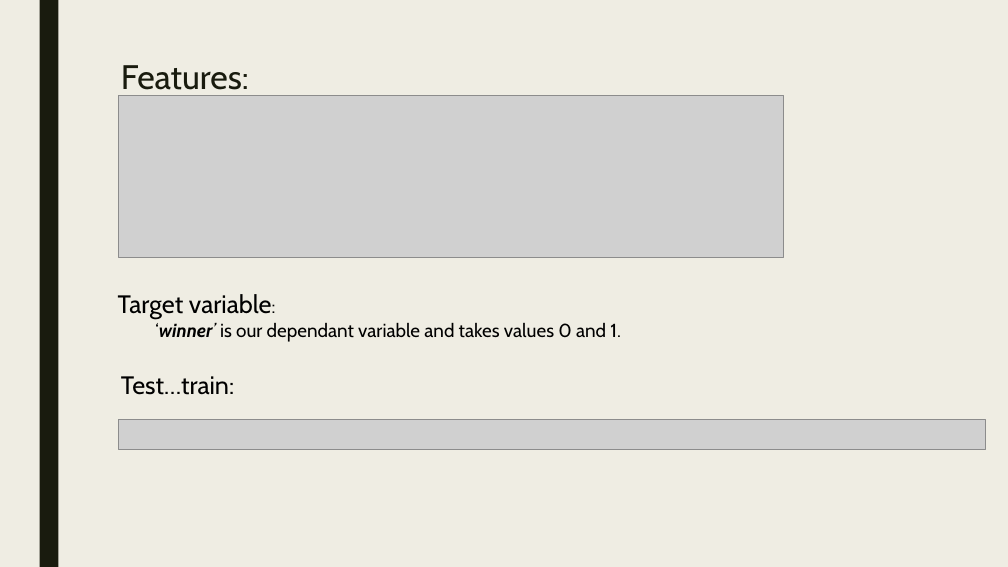
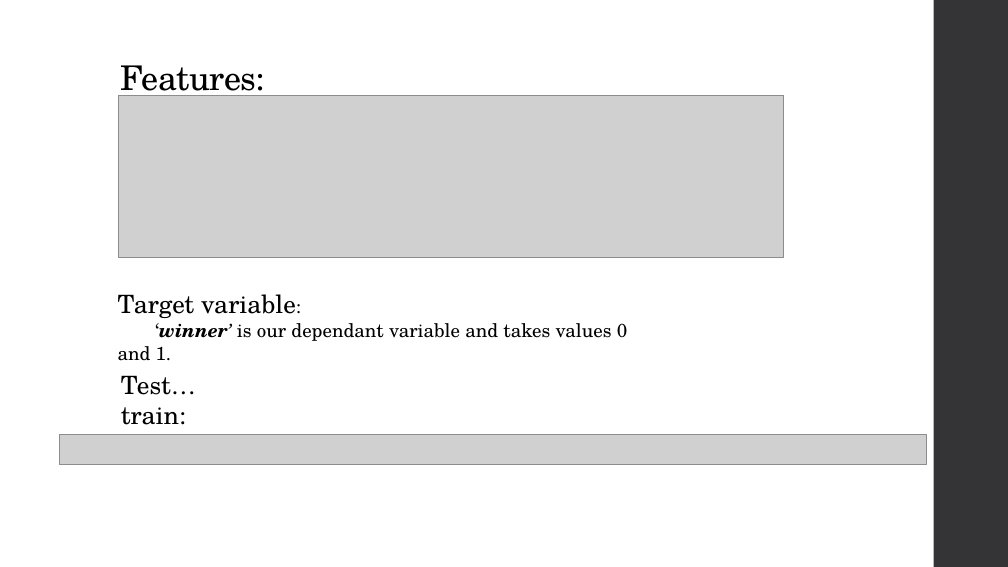
Before and after one commit to npsquared/3251_Presentation, a slide deck: slide 10 of 3251 - Cricket Prediction - Nitin Prakash.pptx. Drawn at 1008x567 pixels with LibreOffice and Linux fonts; fonts in the diff are those of the drawing; grey boxes stand for pictures. Boxes give left, top, right and bottom in pixels: in the first picture for what was removed or moved away, otherwise in the second. Text is boxed around its words. In the diff, an @@ line names an element or a change of style, - is before the commit and + after.

```diff
--- a/3251 - Cricket Prediction - Nitin Prakash.pptx
+++ b/3251 - Cricket Prediction - Nitin Prakash.pptx
@@ background #EFEDE3 to #FFFFFF @@
@@ rectangle removed at [39,0,58,567] @@
@@ rectangle added at [934,0,1008,567], fill #353537 @@
@@ title "Features:" at [121,65,265,101]: font Cabin to TeX Gyre Schola, text colour #191B0E to #000000, letter spacing 0 to -0.5 pt; line spacing 0.89 to 0.9; vertical alignment top to bottom @@
@@ text "Target variable:" at [118,294,628,361]: font Cabin to TeX Gyre Schola @@
@@ text "Test…train:" at [121,375,196,425]: font Cabin to TeX Gyre Schola @@
@@ picture: place and size @@
-picture at [119,420,986,450]
+picture at [59,435,926,465]
```
Also in this commit, not shown: 18 other slides changed.
